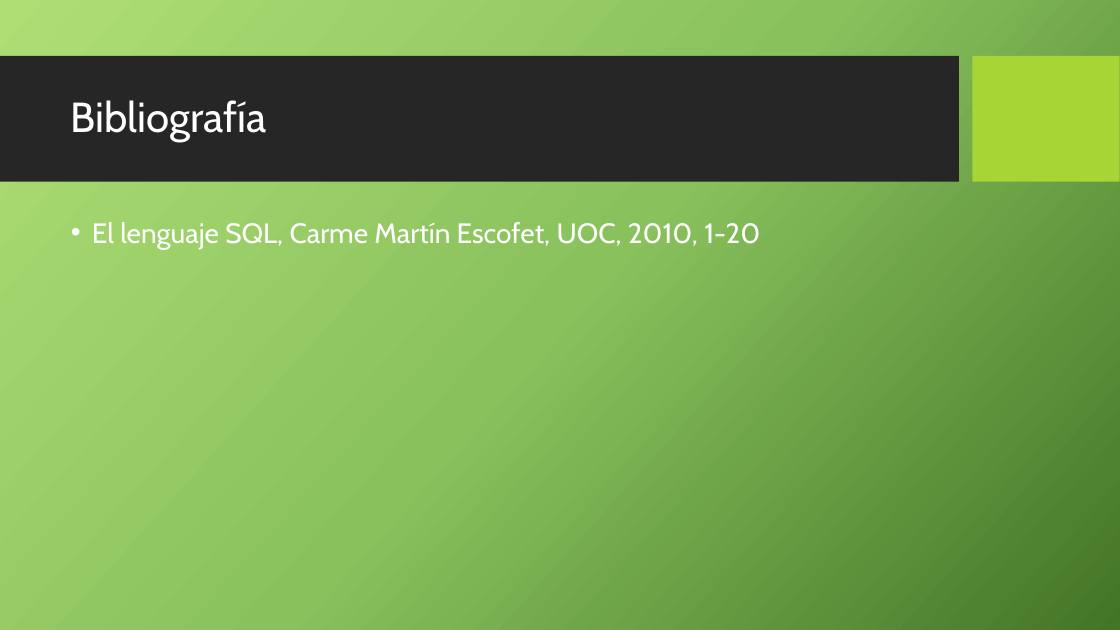
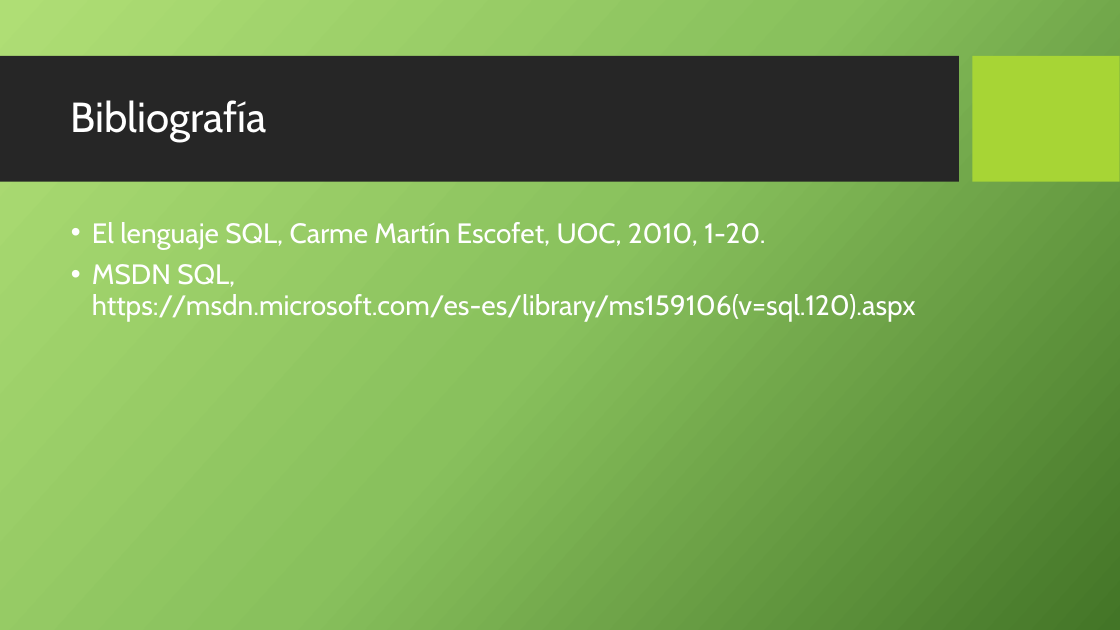
Before and after one commit to quesadaao/curso-sql-server-principiantes, a slide deck: slide 75 of presentaciones/01.pptx (slide 77 before the commit). Drawn at 1120x630 pixels with LibreOffice and Linux fonts; fonts in the diff are those of the drawing; background and template pictures are left out. Boxes give left, top, right and bottom in pixels: in the first picture for what was removed or moved away, otherwise in the second. Text is boxed around its words. In the diff, an @@ line names an element or a change of style, - is before the commit and + after.

```diff
--- a/presentaciones/01.pptx
+++ b/presentaciones/01.pptx
@@ text at (92,222,916,321): text changed @@
-• El lenguaje SQL, Carme Martín Escofet, UOC, 2010, 1-20
+• El lenguaje SQL, Carme Martín Escofet, UOC, 2010, 1-20.
+• MSDN SQL, https://msdn.microsoft.com/es-es/library/ms159106(v=sql.120).aspx
```
Also in this commit, not shown: 1 other slide changed, 2 slides added, 4 slides removed, 1 other file.
